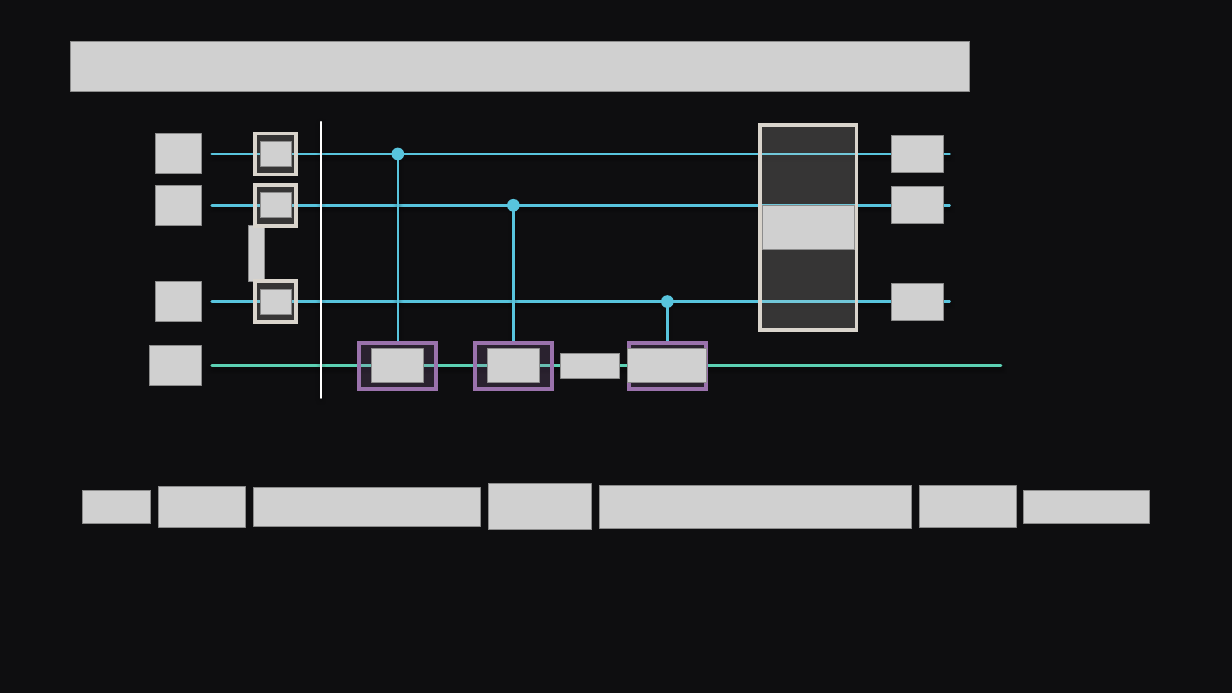
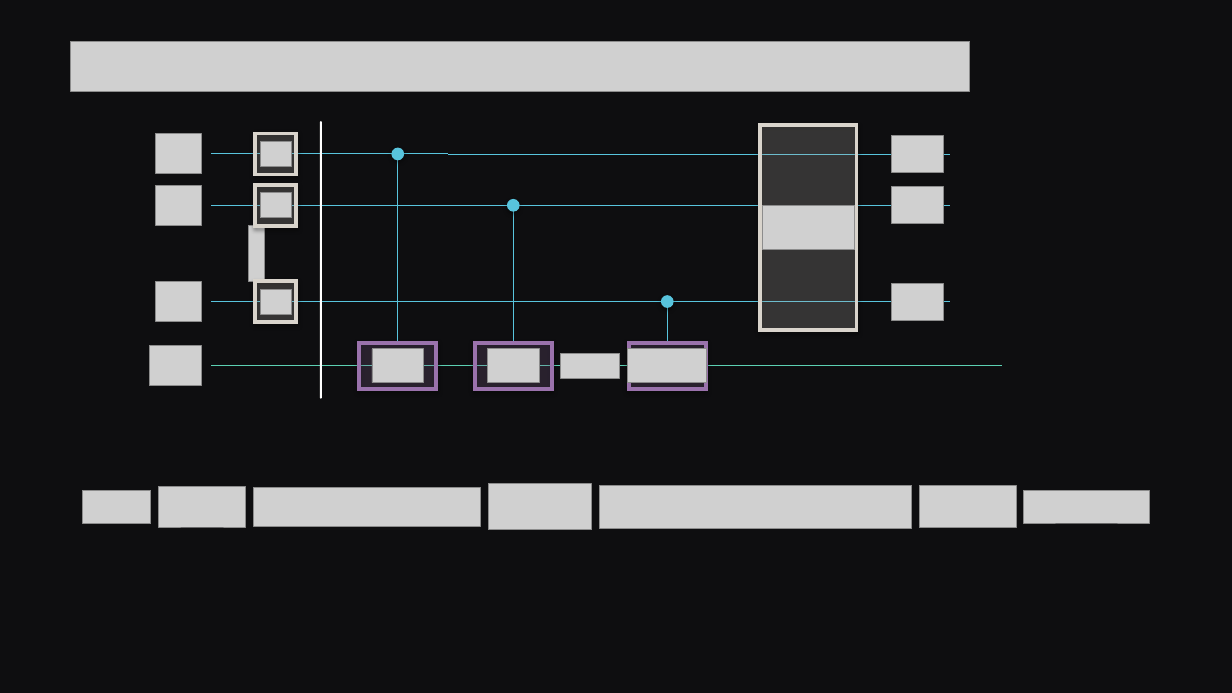
Before and after one commit to mathangip7/Ph534_course_project, a slide deck: slide 10 of presentation/Phase_Estimation_QPE.pptx (slide 11 before the commit). Drawn at 1232x693 pixels with LibreOffice and Linux fonts; fonts in the diff are those of the drawing; grey boxes stand for pictures. Boxes give left, top, right and bottom in pixels: in the first picture for what was removed or moved away, otherwise in the second. Text is boxed around its words. In the diff, an @@ line names an element or a change of style, - is before the commit and + after.

```diff
--- a/presentation/Phase_Estimation_QPE.pptx
+++ b/presentation/Phase_Estimation_QPE.pptx
@@ shadow on in 10 elements at [255,133,296,174], [255,185,296,226], [255,281,296,322], [392,148,405,161], [360,343,436,389], [507,199,520,212], [475,343,552,389], [661,295,674,308], [629,343,706,389], [761,125,857,330] @@
@@ line (212, 154) - (950, 154): stroke #58C4DD 2 pt to #58C4DD 0.75 pt @@
@@ line (398, 154) - (398, 343): stroke #58C4DD 2 pt to #58C4DD 0.75 pt @@
@@ line (212, 205) - (950, 205): stroke #58C4DD 2 pt to #58C4DD 0.75 pt @@
@@ line (514, 205) - (514, 343): stroke #58C4DD 2 pt to #58C4DD 0.75 pt @@
@@ line (212, 301) - (950, 301): stroke #58C4DD 2 pt to #58C4DD 0.75 pt @@
@@ line (667, 301) - (667, 343): stroke #58C4DD 2 pt to #58C4DD 0.75 pt @@
@@ line (212, 366) - (1001, 366): stroke #5CD0B3 2 pt to #5CD0B3 0.75 pt @@
```
Also in this commit, not shown: 11 other slides changed, 3 slides added, 4 slides removed.
